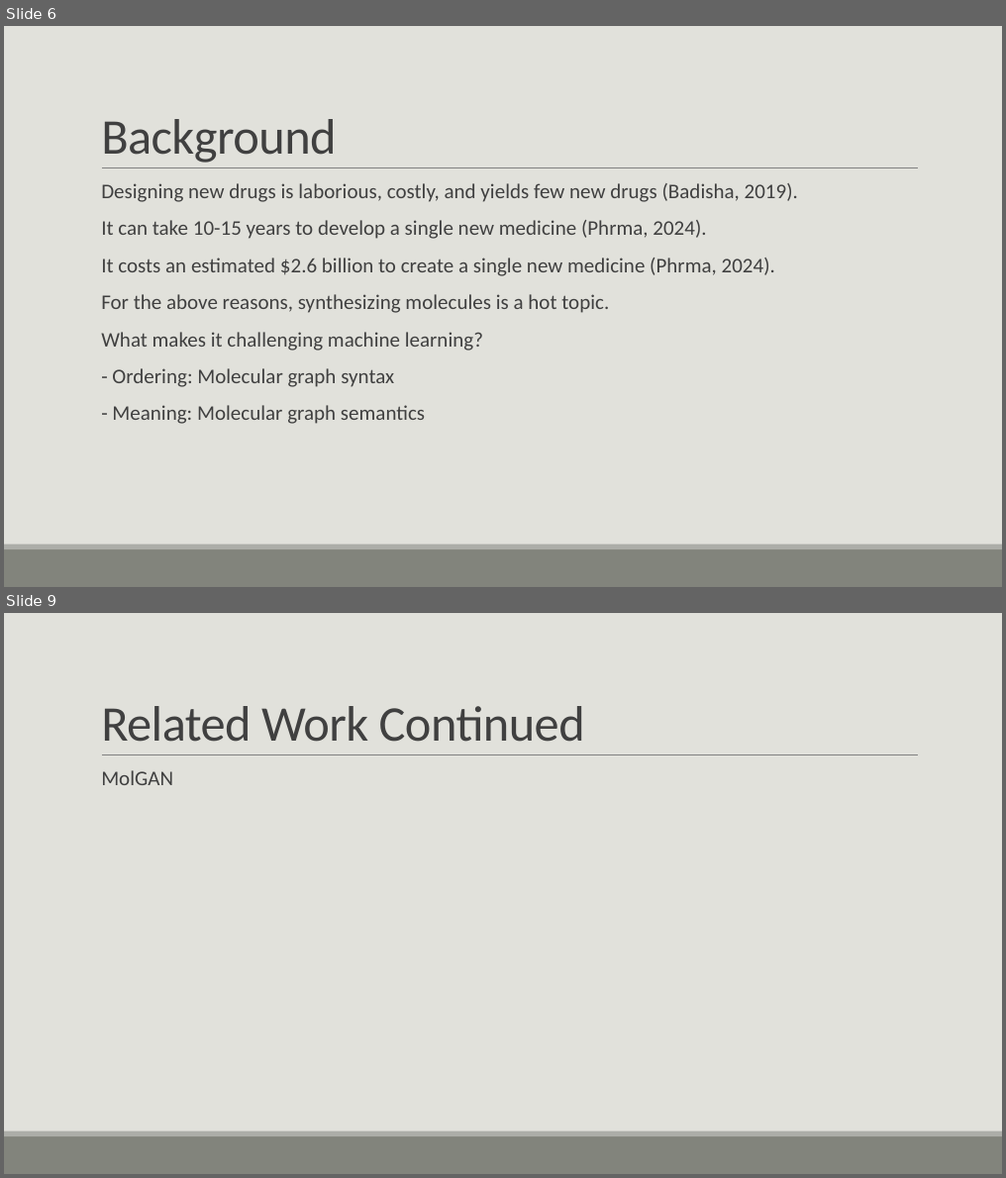
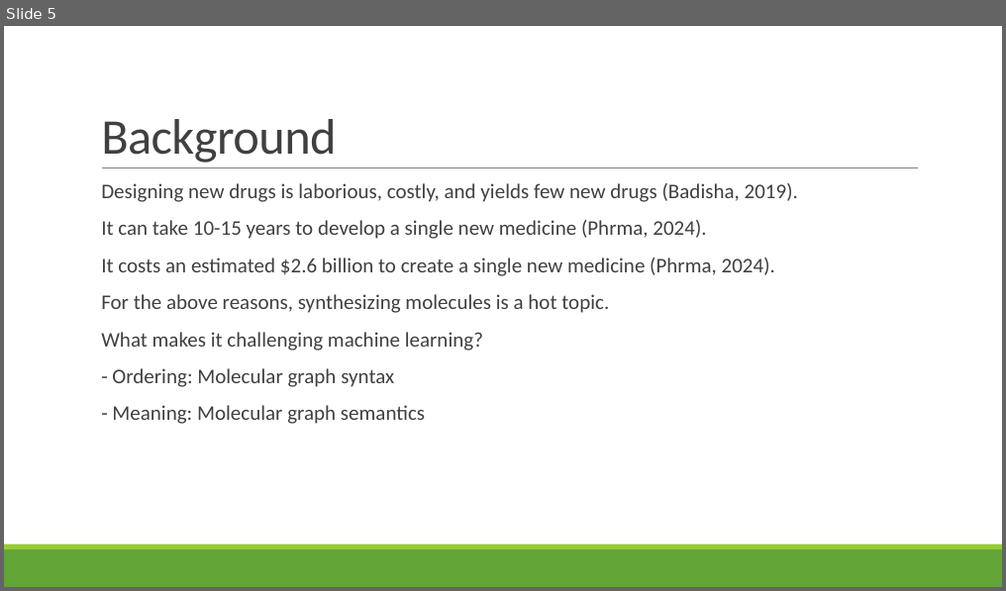
Before and after one commit to vanthony715/SMGAN, a slide deck: SMGAN.pptx. Shown one above the other, each under a label of ours: slides 6 and 9 before the commit, slide 5 after it; the slides between them are not shown. The pictures are 1006x1178 and 1006x591 pixels, drawn with LibreOffice and Linux fonts; fonts in the diff are those of the drawing. Boxes give left, top, right and bottom in pixels: in the first picture for what was removed or moved away, otherwise in the second. Text is boxed around its words. In the diff, an @@ line names an element or a change of style, - is before the commit and + after.

Commit message:
Added molecule visualizer and updated ppt

```diff
--- a/SMGAN.pptx
+++ b/SMGAN.pptx
@@ slide 9 removed at (x1=4, y1=613, x2=1002, y2=1174), background #E1E1DB; not listed: 3 template elements that a slide beside it also shows @@
@@ title removed at (x1=101, y1=706, x2=585, y2=742) @@
-Related Work Continued
@@ text removed at (x1=101, y1=770, x2=173, y2=785) @@
-  MolGAN
@@ what was slide 6 is now slide 5 @@
@@ slide 5 changed as well @@
@@ background #E1E1DB to #FFFFFF @@
@@ text "Designing new drugs is laborious, ..." at (x1=101, y1=183, x2=798, y2=424): bullet colour #9DBFBE to #99CB38 @@
@@ rectangle at (x1=4, y1=550, x2=1002, y2=587): fill #82847C to #63A537 @@
@@ rectangle at (x1=4, y1=545, x2=1002, y2=550): fill #ACADA8 to #99CB38 @@
```
Also in this commit, not shown: 11 other slides changed, 6 slides added, 3 other slides removed, 5 other files.
